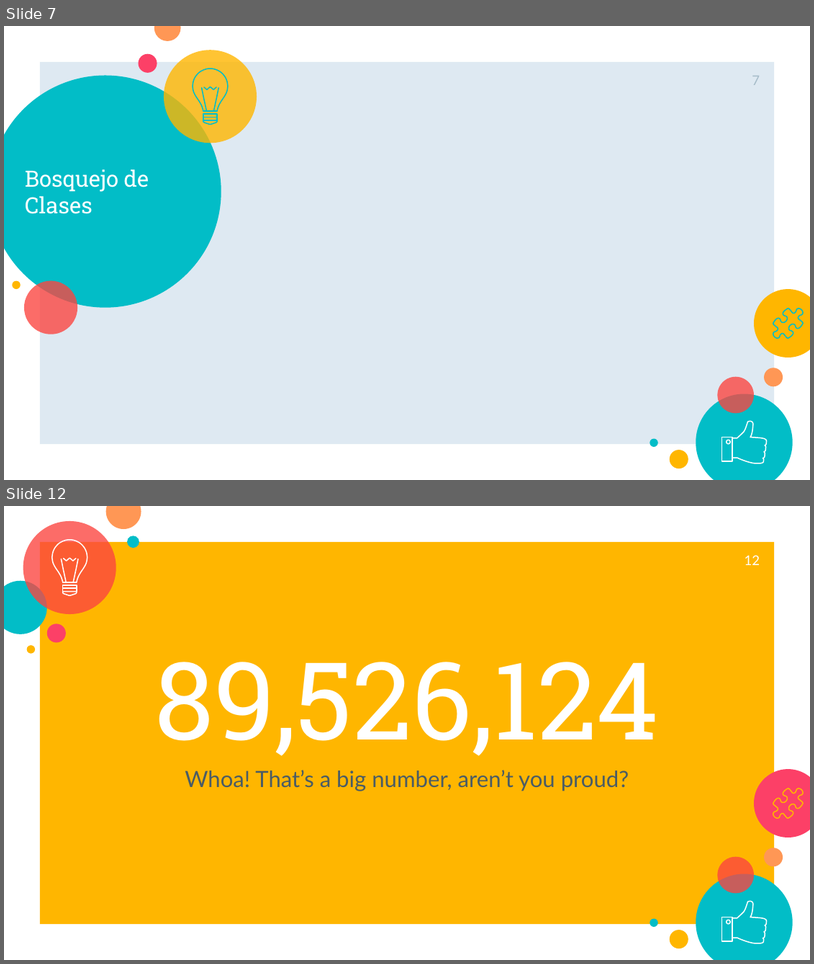
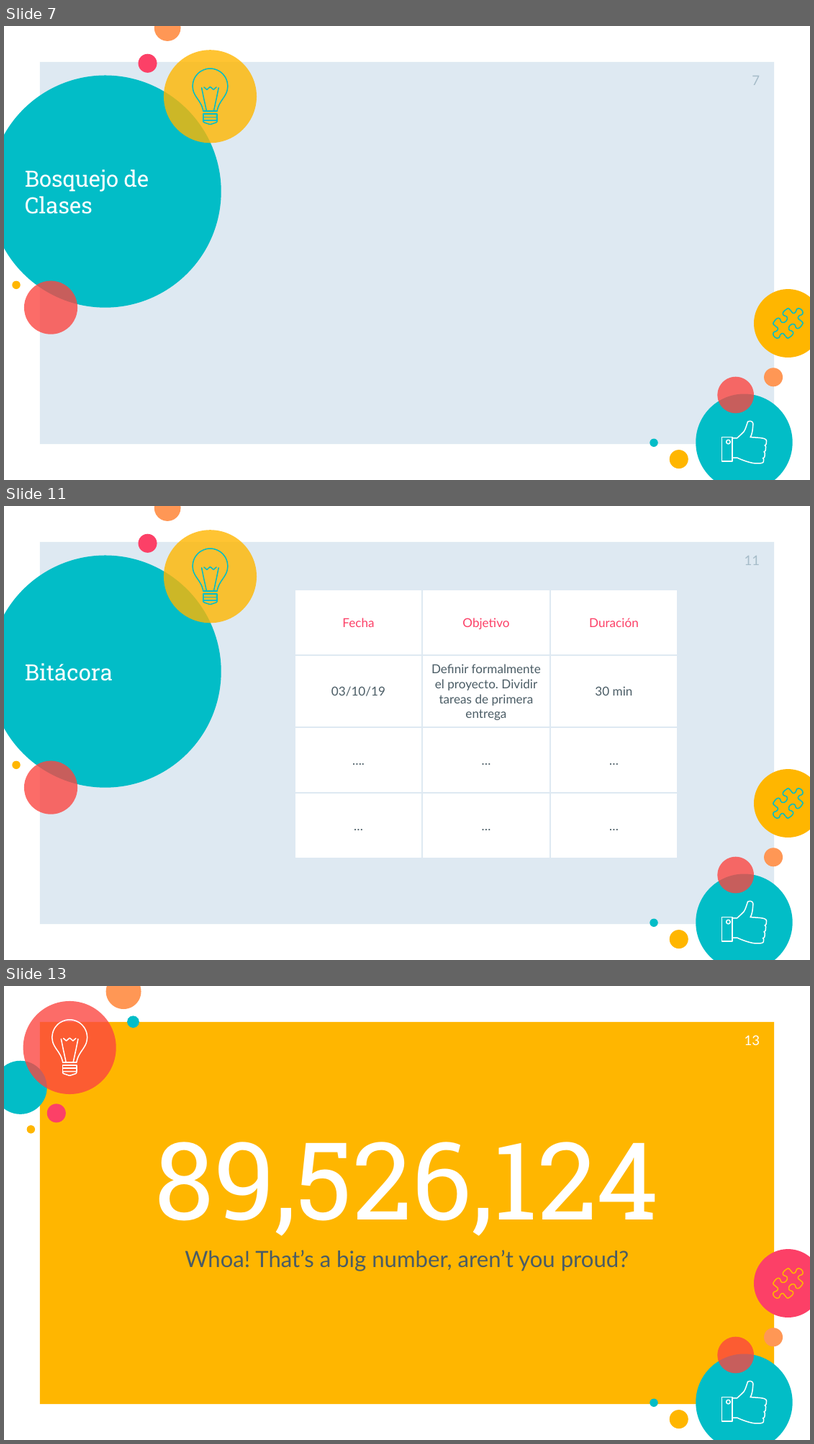
Before and after one commit to JETC-98/OOP, a slide deck: Docs/PrimeraEntrega.pptx. Shown one above the other, each under a label of ours: slides 7 and 12 before the commit, slides 7, 11 and 13 after it; the slides between them are not shown. The pictures are 814x964 and 814x1444 pixels, drawn with LibreOffice and Linux fonts; fonts in the diff are those of the drawing. Boxes give left, top, right and bottom in pixels: in the first picture for what was removed or moved away, otherwise in the second. Text is boxed around its words. In the diff, an @@ line names an element or a change of style, - is before the commit and + after.

```diff
--- a/Docs/PrimeraEntrega.pptx
+++ b/Docs/PrimeraEntrega.pptx
@@ slide 11 added at [4,506,810,960], background #FFFFFF; not listed: 24 template elements that a slide beside it also shows @@
@@ page number added at [745,556,761,565], 12 pt, text #A6BCC9 @@
+11
@@ table added at [295,590,680,857], 4 rows, 3 columns @@
+Fecha | Objetivo | Duración
+03/10/19 | Definir formalmente el proyecto. Dividir tareas de primera entrega | 30 min
+…. | … | …
+… | … | …
@@ title added at [25,663,113,681], 20 pt, text #FFFFFF @@
+Bitácora
@@ what was slide 12 is now slide 13 @@
@@ page number at [745,1035,761,1045]: text changed @@
-12
+13
```
Also in this commit, not shown: 3 slides changed, 4 other slides added, 4 slides removed.
